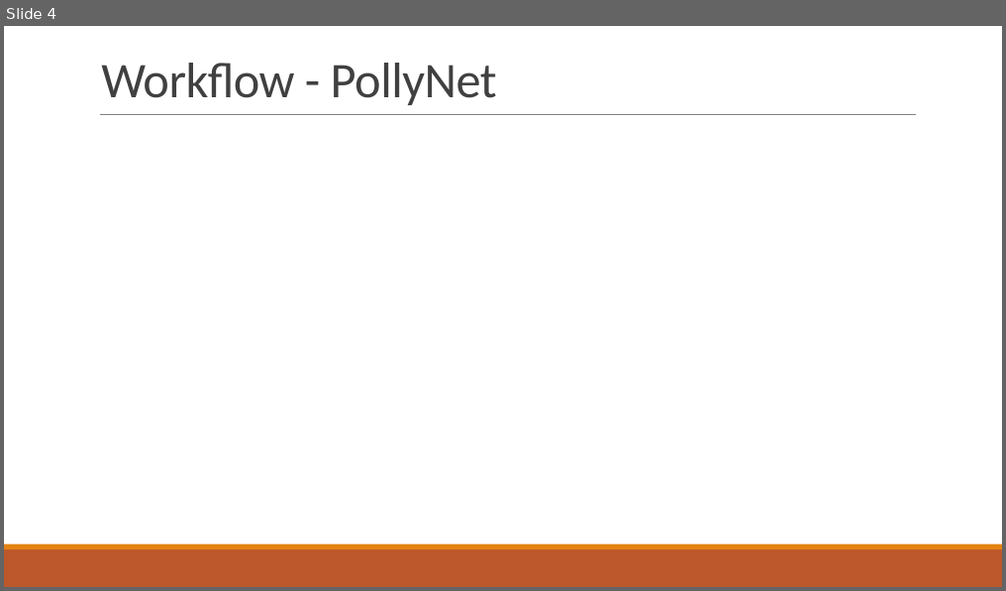
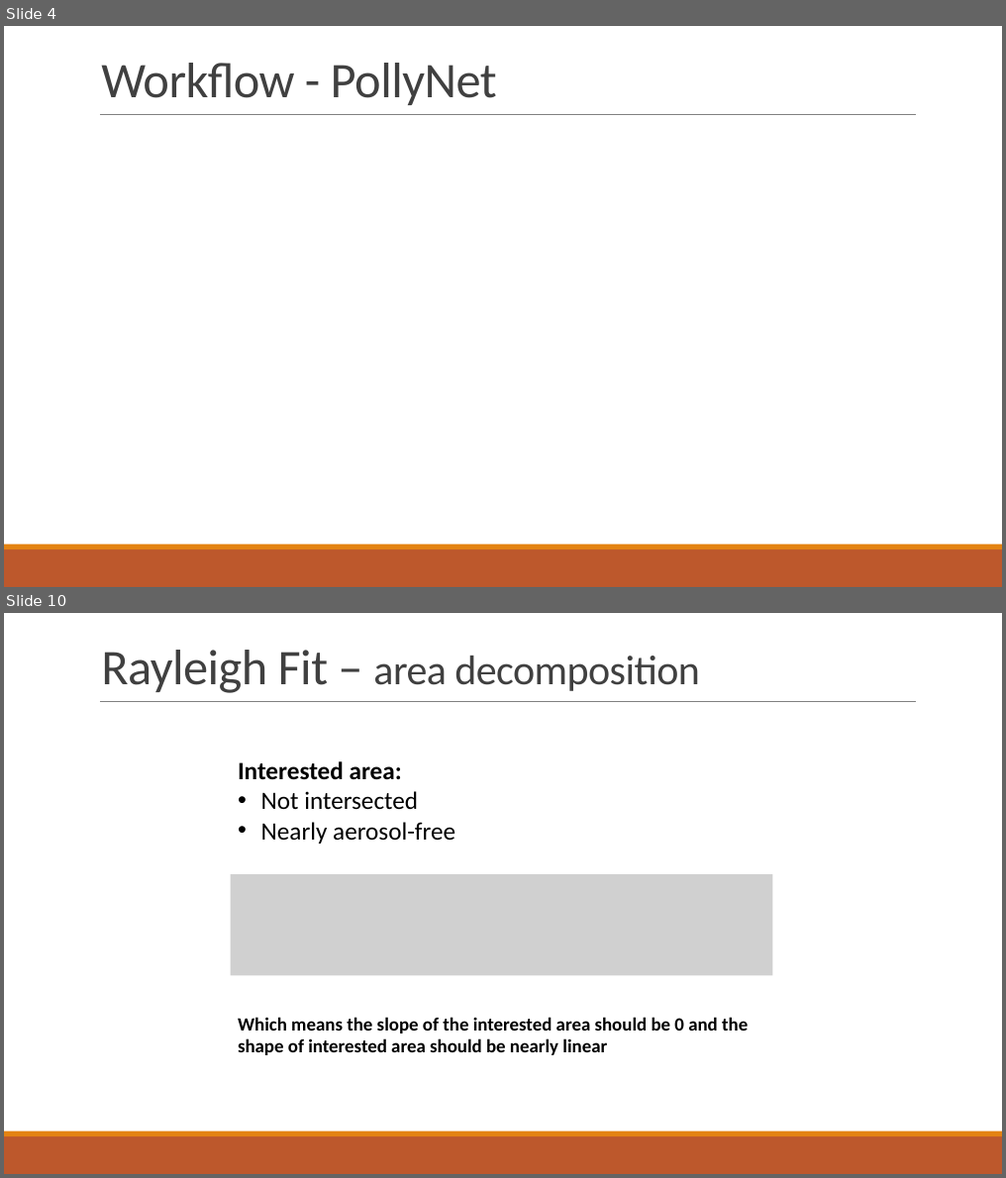
Before and after one commit to PollyNET/Pollynet_Processing_Chain, a slide deck: doc/Pollynet_Processing_Chain.pptx. Shown one above the other, each under a label of ours: slide 4 before the commit, slides 4 and 10 after it; the slides between them are not shown. The pictures are 1006x591 and 1006x1178 pixels, drawn with LibreOffice and Linux fonts; fonts in the diff are those of the drawing; grey boxes stand for pictures. Boxes give left, top, right and bottom in pixels: in the first picture for what was removed or moved away, otherwise in the second. Text is boxed around its words. In the diff, an @@ line names an element or a change of style, - is before the commit and + after.

```diff
--- a/doc/Pollynet_Processing_Chain.pptx
+++ b/doc/Pollynet_Processing_Chain.pptx
@@ slide 10 added at (x1=4, y1=613, x2=1002, y2=1174), background #FFFFFF; not listed: 3 template elements that a slide beside it also shows @@
@@ title added at (x1=101, y1=650, x2=700, y2=693), 40 pt, text #404040 @@
+Rayleigh Fit – area decomposition
@@ text added at (x1=238, y1=761, x2=455, y2=844), 24 pt, text #000000 @@
+Interested area:
+• Not intersected
+• Nearly aerosol-free
@@ picture added at (x1=230, y1=874, x2=773, y2=975) @@
@@ text added at (x1=238, y1=1017, x2=747, y2=1056), 18 pt, text #000000, bold @@
+Which means the slope of the interested area should be 0 and the shape of interested area should be nearly linear
```
Also in this commit, not shown: 7 other slides added, 13 other files.
